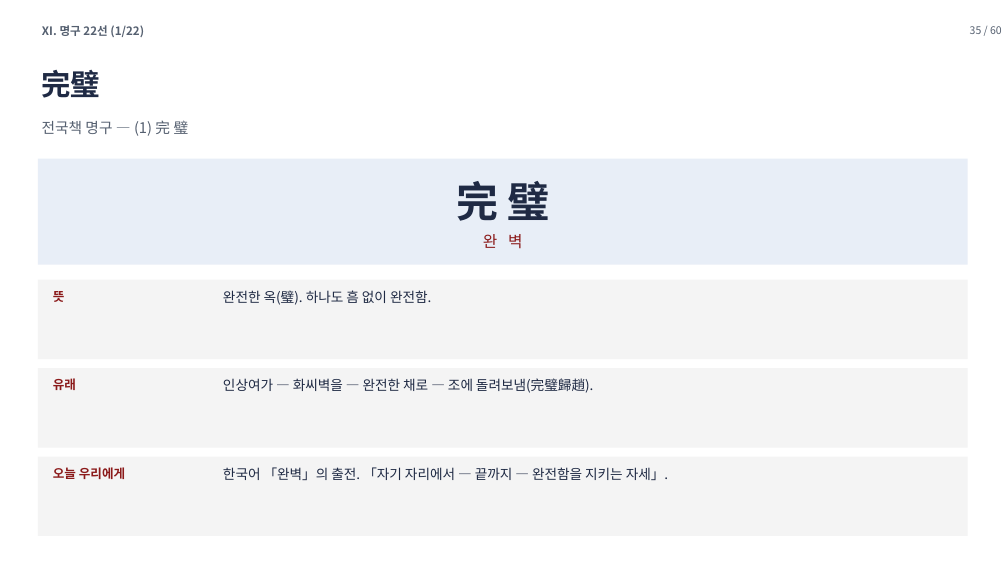
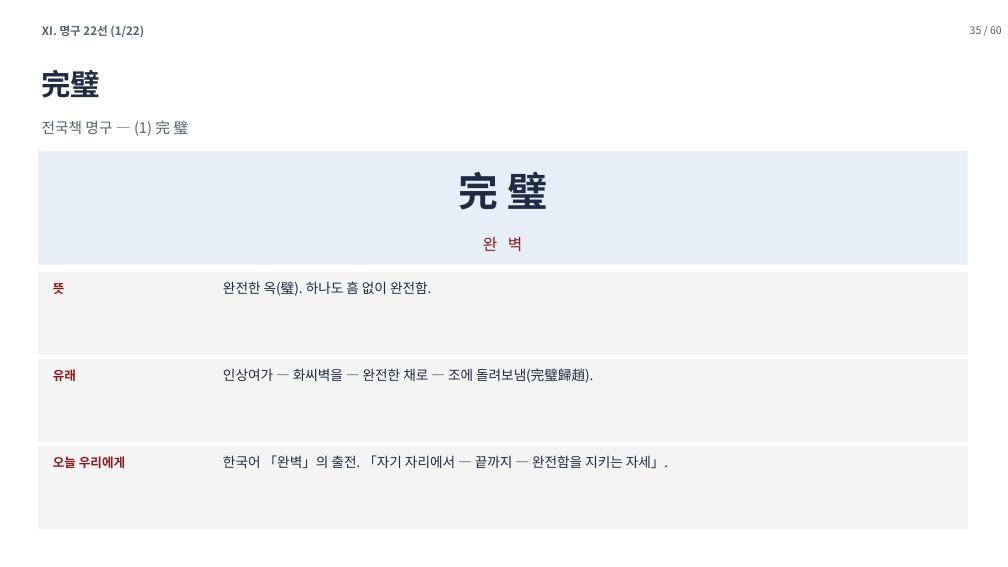
Before and after one commit to hpark1947/Oriental-Classics2, a slide deck: slide 35 of 발표자료/전국책.pptx. Drawn at 1008x567 pixels with LibreOffice and Linux fonts; fonts in the diff are those of the drawing. Boxes give left, top, right and bottom in pixels: in the first picture for what was removed or moved away, otherwise in the second. Text is boxed around its words. In the diff, an @@ line names an element or a change of style, - is before the commit and + after.

```diff
--- a/발표자료/전국책.pptx
+++ b/발표자료/전국책.pptx
@@ text "完 璧": place and size @@
-text "完 璧" at [456, 181, 550, 221]
+text "完 璧" at [458, 171, 547, 210]
@@ text "完 璧" at [458, 171, 547, 210]: size 40 to 38 pt @@
@@ rectangle: place and size @@
-rectangle at [38, 159, 968, 265]
+rectangle at [38, 151, 968, 265]
@@ text "완 벽" at [483, 237, 522, 252]: vertical alignment top to middle @@
@@ rectangle: place and size @@
-rectangle at [38, 280, 968, 359]
+rectangle at [38, 272, 968, 355]
@@ text "뜻": place and size @@
-text "뜻" at [53, 291, 65, 302]
+text "뜻" at [53, 283, 65, 294]
@@ text "완전한 옥(璧). 하나도 흠 없이 ...": place and size @@
-text "완전한 옥(璧). 하나도 흠 없이 ..." at [223, 290, 431, 305]
+text "완전한 옥(璧). 하나도 흠 없이 ..." at [223, 281, 431, 296]
@@ 2 texts, 1 rectangle: place and size @@
-2 texts, 1 rectangle at [38, 368, 968, 479]
+2 texts, 1 rectangle at [38, 359, 968, 468]
@@ text "인상여가 — 화씨벽을 — 완전한 ...": place and size @@
-text "인상여가 — 화씨벽을 — 완전한 ..." at [223, 378, 594, 393]
+text "인상여가 — 화씨벽을 — 완전한 ..." at [223, 368, 593, 383]
@@ rectangle: place and size @@
-rectangle at [38, 457, 968, 536]
+rectangle at [38, 446, 968, 529]
@@ text "한국어 「완벽」의 출전. 「자기 자리에서 ...": place and size @@
-text "한국어 「완벽」의 출전. 「자기 자리에서 ..." at [223, 467, 668, 480]
+text "한국어 「완벽」의 출전. 「자기 자리에서 ..." at [223, 455, 668, 468]
```
Also in this commit, not shown: 58 other slides changed, 1 other file.
